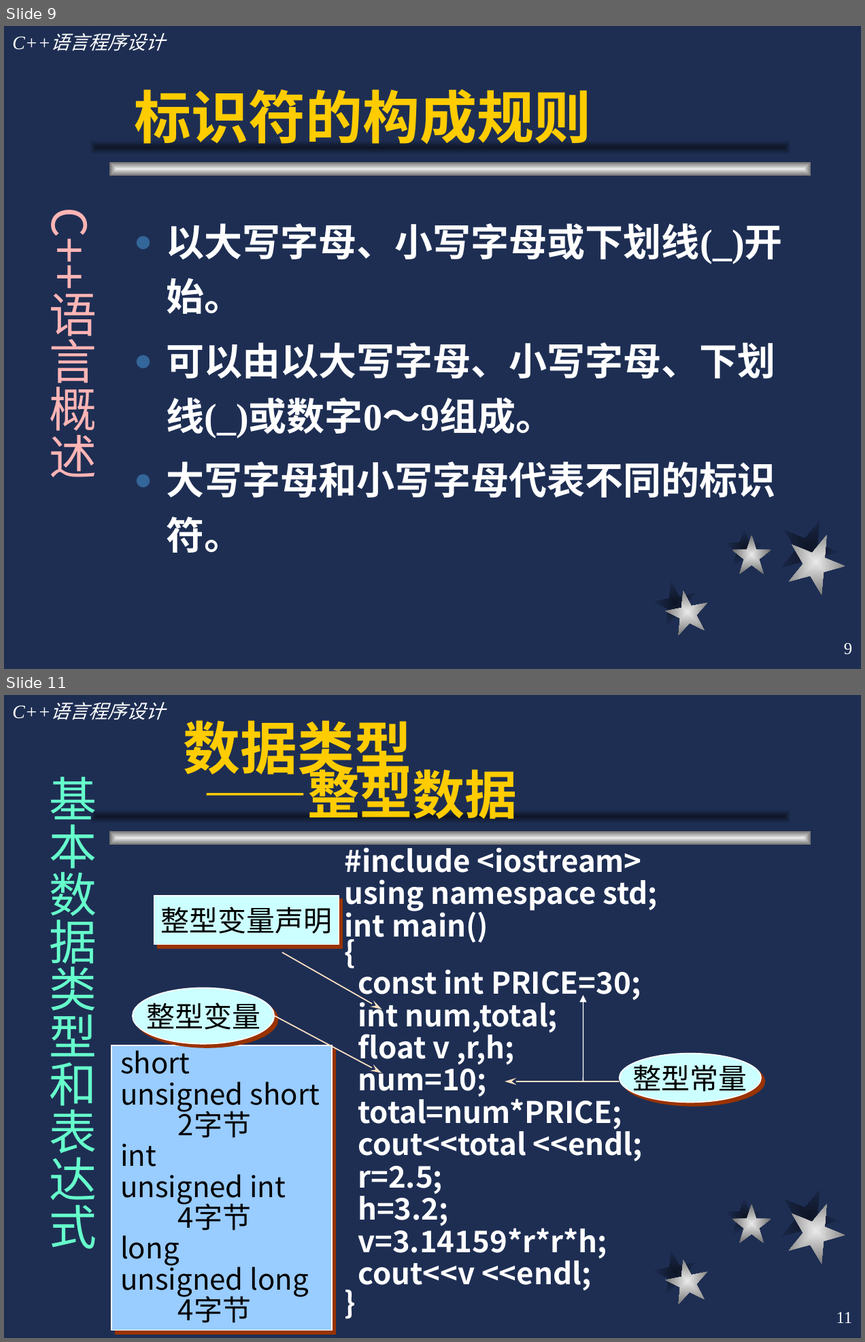
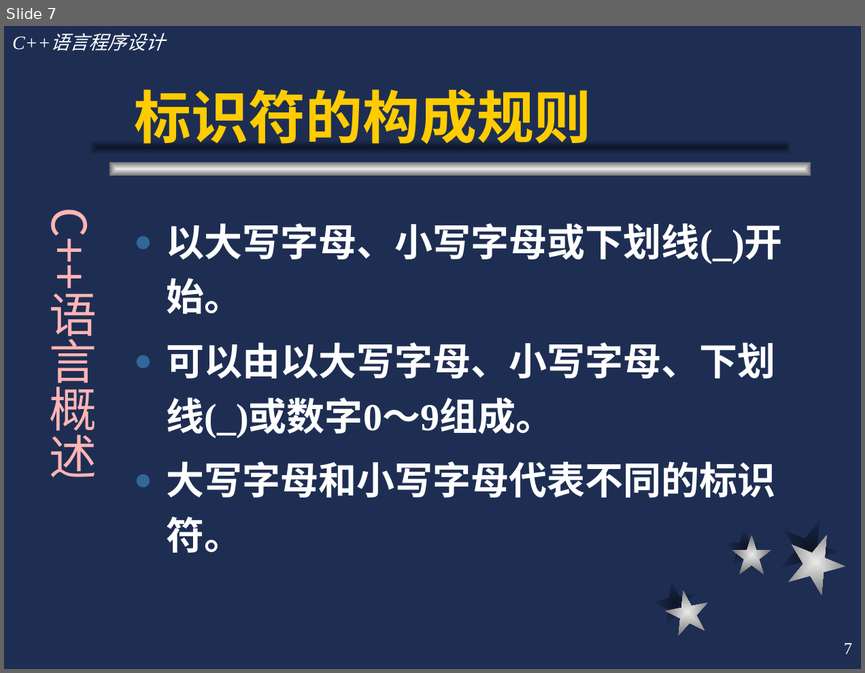
Before and after one commit to cugwhp/OOPCPP, a slide deck: 02.PPT/Ch2-C++语言概述/c++2.ppt. Shown one above the other, each under a label of ours: slides 9 and 11 before the commit, slide 7 after it; the slides between them are not shown. The pictures are 865x1342 and 865x673 pixels, drawn with LibreOffice and Linux fonts; fonts in the diff are those of the drawing. Boxes give left, top, right and bottom in pixels: in the first picture for what was removed or moved away, otherwise in the second. Text is boxed around its words. In the diff, an @@ line names an element or a change of style, - is before the commit and + after.

```diff
--- a/02.PPT/Ch2-C++语言概述/c++2.ppt
+++ b/02.PPT/Ch2-C++语言概述/c++2.ppt
@@ slide 11 removed at (4, 695, 861, 1338), background #1E2E53; not listed: 9 template elements that a slide beside it also shows @@
@@ title removed at (184, 720, 517, 819) @@
-数据类型
-——整型数据
@@ text removed at (49, 777, 96, 1249) @@
-基本数据类型和表达式
@@ text removed at (344, 842, 657, 1290) @@
-#include <iostream>
-using namespace std;
-int main()
-{
-const int PRICE=30;
-int num,total;
-float v ,r,h;
-num=10;
-total=num*PRICE;
-cout<<total <<endl;
-r=2.5;
-h=3.2;
-v=3.14159*r*r*h;
-cout<<v <<endl;
-}
@@ rectangle removed at (154, 896, 338, 945) @@
-整型变量声明
@@ arrow removed from (281, 952) to (382, 1009) @@
@@ ellipse removed at (133, 988, 274, 1044) @@
-整型变量
@@ arrow removed from (583, 1081) to (583, 995) @@
@@ arrow removed from (275, 1015) to (382, 1073) @@
@@ rectangle removed at (112, 1045, 332, 1330) @@
-short
-unsigned short
-2字节
-int
-unsigned int
-4字节
-long
-unsigned long
-4字节
@@ ellipse removed at (619, 1053, 761, 1102) @@
-整型常量
@@ arrow removed from (618, 1081) to (504, 1081) @@
@@ page number removed at (836, 1312, 853, 1323) @@
-11
@@ what was slide 9 is now slide 7 @@
@@ page number at (844, 643, 852, 654): text changed @@
-9
+7
```
Also in this commit, not shown: 67 other slides changed, 13 slides added, 5 other slides removed, 4 other files.
